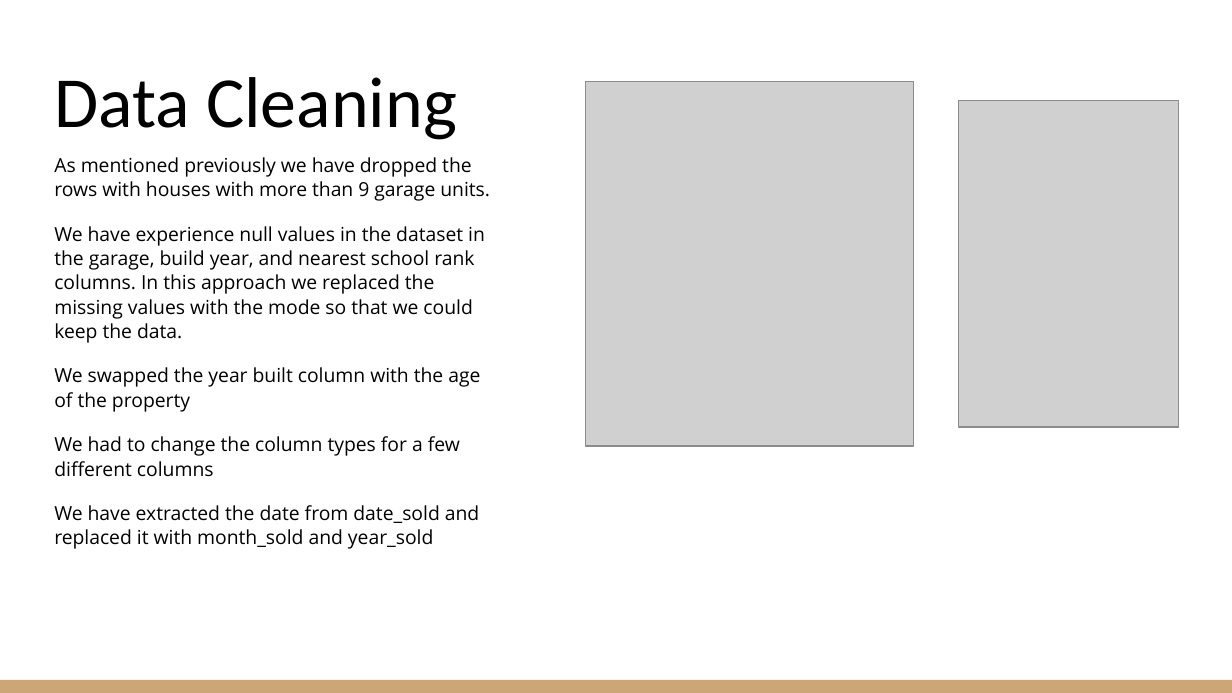
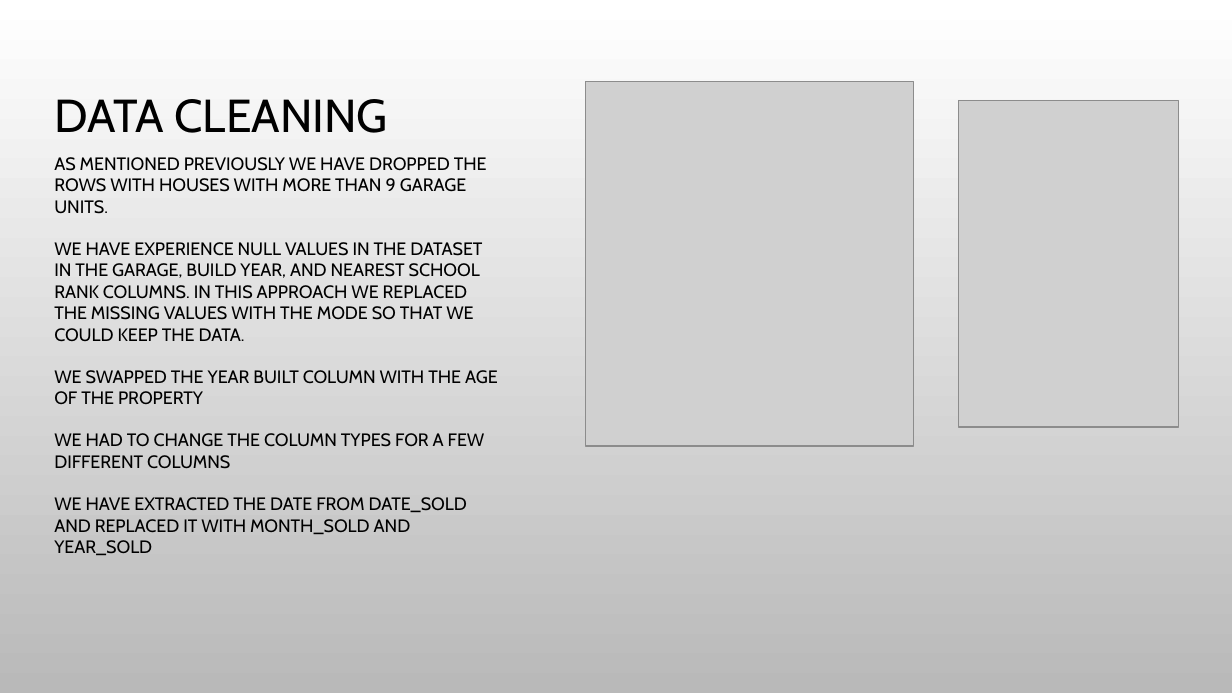
Before and after one commit to bradsmart1998/Project_4_Real_Estate_Regression, a slide deck: slide 7 of Project 4 - Perth House Prices.pptx. Drawn at 1232x693 pixels with LibreOffice and Linux fonts; fonts in the diff are those of the drawing; grey boxes stand for pictures; background and template pictures are left out. Boxes give left, top, right and bottom in pixels: in the first picture for what was removed or moved away, otherwise in the second. Text is boxed around its words. In the diff, an @@ line names an element or a change of style, - is before the commit and + after.

```diff
--- a/Project 4 - Perth House Prices.pptx
+++ b/Project 4 - Perth House Prices.pptx
@@ background #FFFFFF to picture (left out) @@
@@ title at (54,99,388,133): text changed; size 42 to 27 pt; font Calibri to Cabin @@
-Data Cleaning
+DATA CLEANING
@@ text at (54,157,498,555): text changed; size 11.2 to 10.5 pt; font Open Sans to Cabin @@
-As mentioned previously we have dropped the rows with houses with more than 9 garage units.
-We have experience null values in the dataset in the garage, build year, and nearest school rank columns. In this approach we replaced the missing values with the mode so that we could keep the data.
-We swapped the year built column with the age of the property
-We had to change the column types for a few different columns
-We have extracted the date from date_sold and replaced it with month_sold and year_sold
+AS MENTIONED PREVIOUSLY WE HAVE DROPPED THE ROWS WITH HOUSES WITH MORE THAN 9 GARAGE UNITS.
+WE HAVE EXPERIENCE NULL VALUES IN THE DATASET IN THE GARAGE, BUILD YEAR, AND NEAREST SCHOOL RANK COLUMNS. IN THIS APPROACH WE REPLACED THE MISSING VALUES WITH THE MODE SO THAT WE COULD KEEP THE DATA.
+WE SWAPPED THE YEAR BUILT COLUMN WITH THE AGE OF THE PROPERTY
+WE HAD TO CHANGE THE COLUMN TYPES FOR A FEW DIFFERENT COLUMNS
+WE HAVE EXTRACTED THE DATE FROM DATE_SOLD AND REPLACED IT WITH MONTH_SOLD AND YEAR_SOLD
@@ rectangle removed at (0,680,1232,693) @@
```
Also in this commit, not shown: 12 other slides changed.
